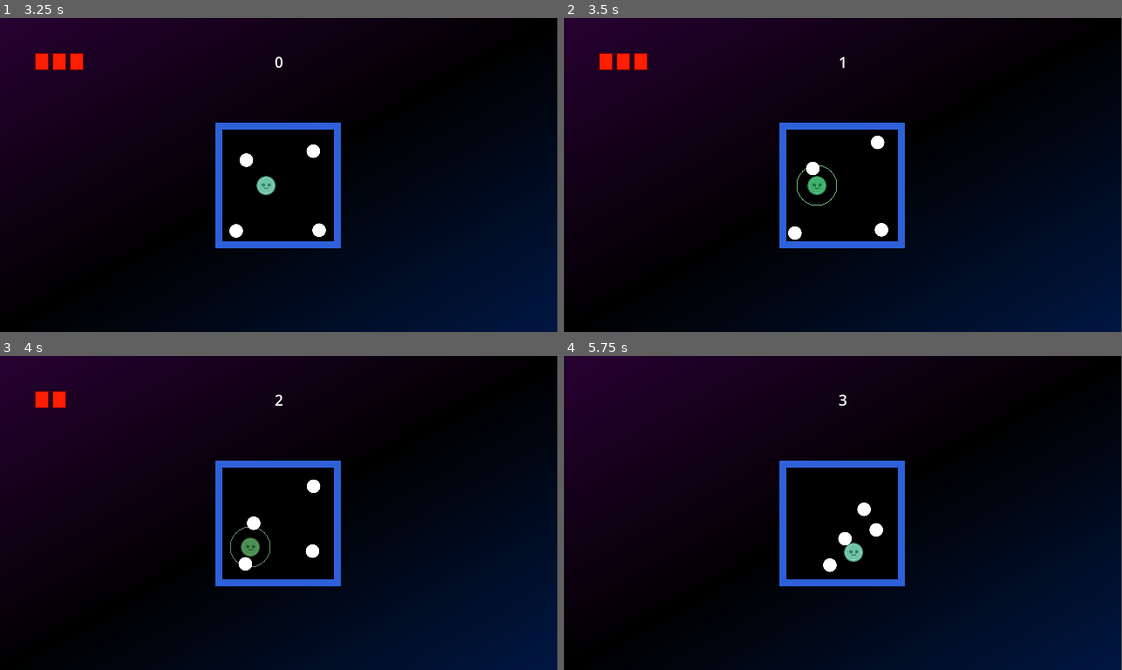
Above: before the commit, frames 1-4 (two rows, left to right).
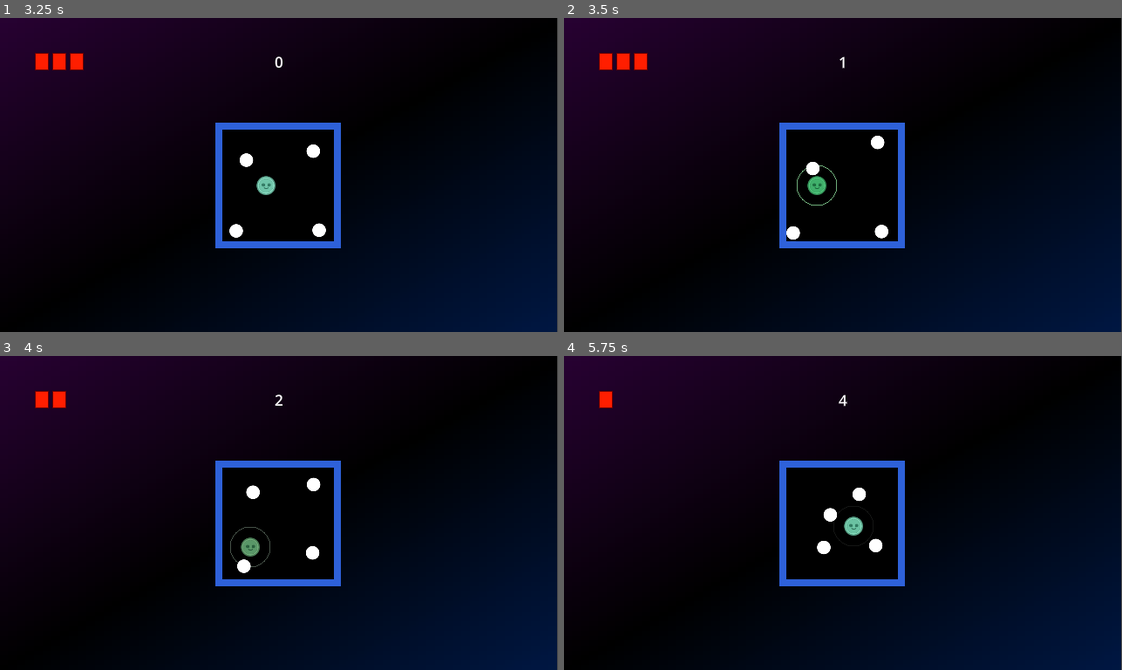
Above: after the commit, the same moments.

Repository: leofarias-cpu/brain-game-jam-incremental
Game: Godot game, scene res://systems/game/game.tscn
Two runs of this game, one before a commit and one after it. Both use one fixed random seed, a clock stepped at 60 frames per second and the inputs below.
Inputs:
- Up to frame 1 (3.25 s): tap Enter at 0.5, 2 s; hold W (up) 0.53-2.03 s; tap Space at 1.25, 2.75 s; hold A (left) from 2.03 s (still down)
- Up to frame 2 (3.5 s): keep holding A (left)
- Up to frame 3 (4 s): release A (left) at 3.53 s; hold S (down) from 3.53 s (still down)
- Up to frame 4 (5.75 s): release S (down) at 4.28 s; hold D (right) 4.28-5.03 s; hold W (up) from 5.03 s (still down)

Frame 1 is identical in both runs. In frame 2, less than 0.1% of the frame differs, in the area x 39-59%, y 65-71%; in frame 3, 0.3%; in frame 4, 1.2%, in the area x 6-58%, y 11-69%.

Commit message:
fix: bolas quicam em você de novo, e a hitbox é um pouco maior do que a colisão

Diff:
--- a/entities/ball/ball.tscn
+++ b/entities/ball/ball.tscn
@@ -16,14 +16,14 @@
 fill_to = Vector2(0, 1)
 
 [sub_resource type="CircleShape2D" id="CircleShape2D_tga20"]
-radius = 8.0
+radius = 7.0
 
 [sub_resource type="CircleShape2D" id="CircleShape2D_ivg0e"]
 radius = 7.5
 
 [node name="CharacterBody2D" type="CharacterBody2D" unique_id=1851846432]
 collision_layer = 2
-collision_mask = 4
+collision_mask = 5
 script = ExtResource("1_61umk")
 speed = 40.0
 
